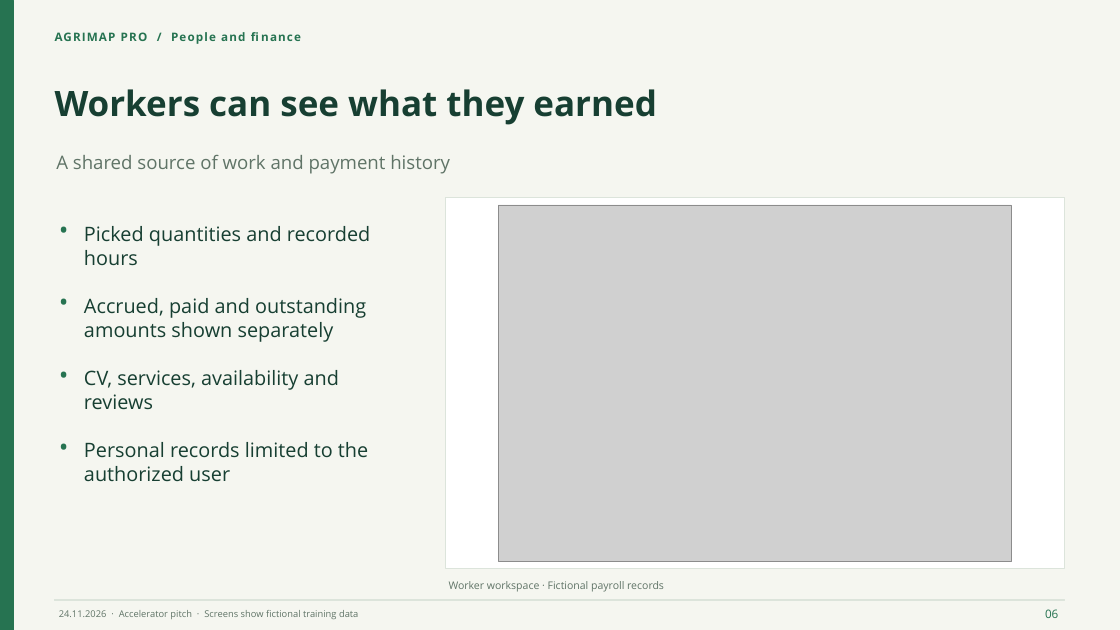
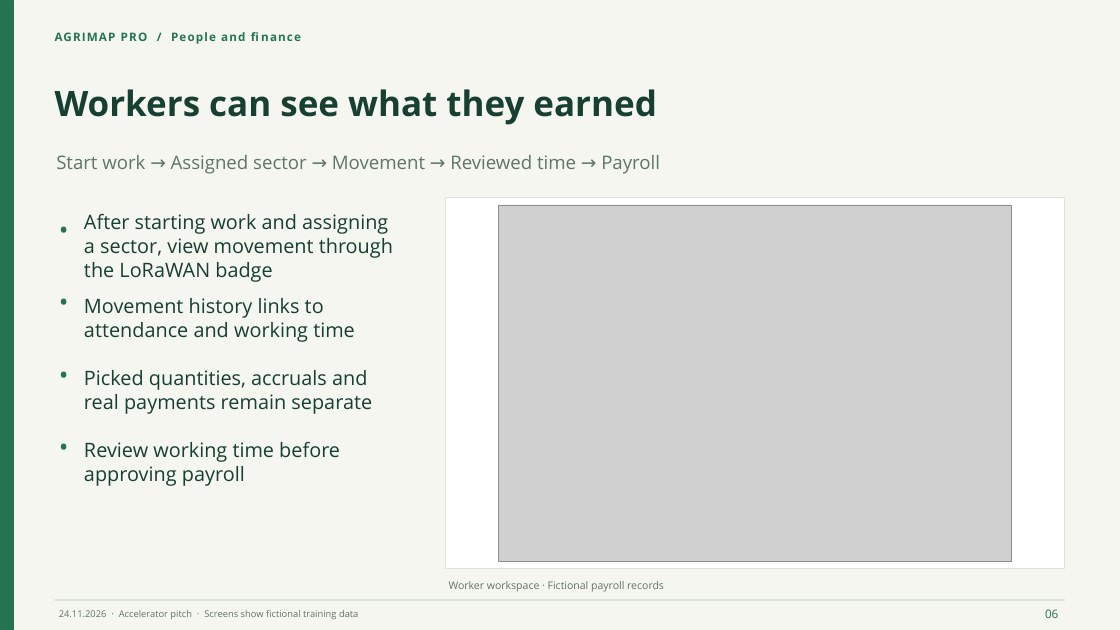
Before and after one commit to nishno/arimap-pro, a slide deck: slide 6 of documents/presentations/accelerator-en/AgriMap-Pro-Accelerator-Pitch-en.pptx. Drawn at 1120x630 pixels with LibreOffice and Linux fonts; fonts in the diff are those of the drawing; grey boxes stand for pictures. Boxes give left, top, right and bottom in pixels: in the first picture for what was removed or moved away, otherwise in the second. Text is boxed around its words. In the diff, an @@ line names an element or a change of style, - is before the commit and + after.

Commit message:
Connect LoRaWAN badge tracking to the workforce and payroll pitch

```diff
--- a/documents/presentations/accelerator-en/AgriMap-Pro-Accelerator-Pitch-en.pptx
+++ b/documents/presentations/accelerator-en/AgriMap-Pro-Accelerator-Pitch-en.pptx
@@ text at (x1=56, y1=155, x2=660, y2=174): text changed @@
-A shared source of work and payment history
+Start work → Assigned sector → Movement → Reviewed time → Payroll
@@ text at (x1=84, y1=214, x2=393, y2=282): text changed @@
-Picked quantities and recorded hours
+After starting work and assigning a sector, view movement through the LoRaWAN badge
@@ text at (x1=84, y1=298, x2=355, y2=342): text changed @@
-Accrued, paid and outstanding amounts shown separately
+Movement history links to attendance and working time
@@ text at (x1=84, y1=370, x2=372, y2=414): text changed @@
-CV, services, availability and reviews
+Picked quantities, accruals and real payments remain separate
@@ text at (x1=84, y1=442, x2=340, y2=486): text changed @@
-Personal records limited to the authorized user
+Review working time before approving payroll
```
Also in this commit, not shown: 2 other slides changed, 12 other files.
